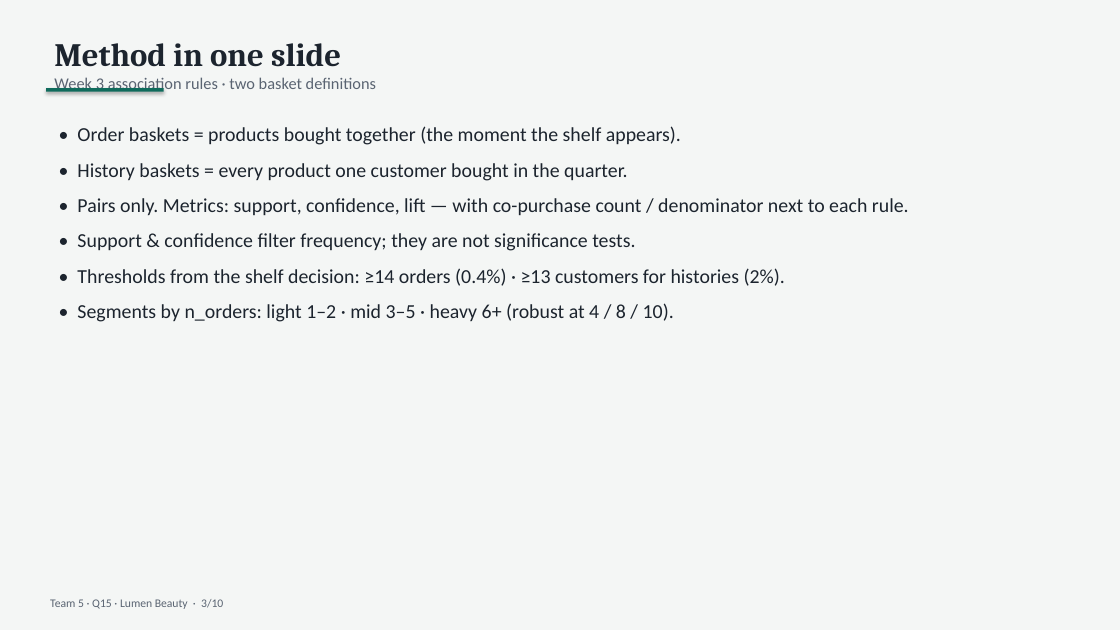
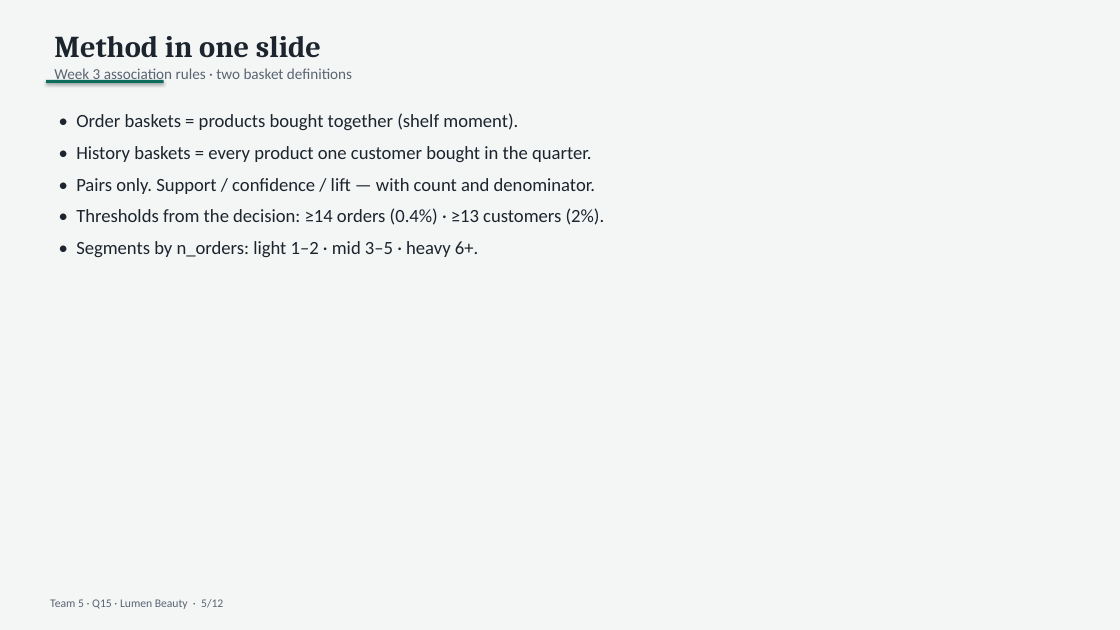
Before and after one commit to N1Rizhka/New-Media-Technology-and-Analytics---Final-Project, a slide deck: slide 5 of deliverables/Team5_Q15_pitch.pptx (slide 3 before the commit). Drawn at 1120x630 pixels with LibreOffice and Linux fonts; fonts in the diff are those of the drawing. Boxes give left, top, right and bottom in pixels: in the first picture for what was removed or moved away, otherwise in the second. Text is boxed around its words. In the diff, an @@ line names an element or a change of style, - is before the commit and + after.

```diff
--- a/deliverables/Team5_Q15_pitch.pptx
+++ b/deliverables/Team5_Q15_pitch.pptx
@@ text "Method in one slide" at box(54, 36, 352, 84): size 28 to 26 pt in "Method in one slide"; size 14 to 13 pt in "Week 3 association rules · two basket ..." @@
@@ rectangle: place and size @@
-rectangle at box(46, 88, 164, 92)
+rectangle at box(46, 80, 164, 83)
@@ text "• Order baskets = products ...": place and size @@
-text "• Order baskets = products ..." at box(77, 126, 909, 322)
+text "• Order baskets = products ..." at box(76, 113, 605, 257)
@@ text at box(76, 113, 518, 130): text changed; size 17 to 16 pt @@
-• Order baskets = products bought together (the moment the shelf appears).
+• Order baskets = products bought together (shelf moment).
@@ text at box(76, 146, 592, 162): size 17 to 16 pt in "• History baskets = every product one ..."; less space between paragraphs @@
@@ text at box(76, 178, 605, 257): text changed; size 17 to 16 pt @@
-• Pairs only. Metrics: support, confidence, lift — with co-purchase count / denominator next to each rule.
-• Support & confidence filter frequency; they are not significance tests.
-• Thresholds from the shelf decision: ≥14 orders (0.4%) · ≥13 customers for histories (2%).
-• Segments by n_orders: light 1–2 · mid 3–5 · heavy 6+ (robust at 4 / 8 / 10).
+• Pairs only. Support / confidence / lift — with count and denominator.
+• Thresholds from the decision: ≥14 orders (0.4%) · ≥13 customers (2%).
+• Segments by n_orders: light 1–2 · mid 3–5 · heavy 6+.
@@ text at box(50, 599, 223, 609): text changed @@
-Team 5 · Q15 · Lumen Beauty · 3/10
+Team 5 · Q15 · Lumen Beauty · 5/12
```
Also in this commit, not shown: 6 other slides changed, 5 slides added, 3 slides removed, 18 other files.
